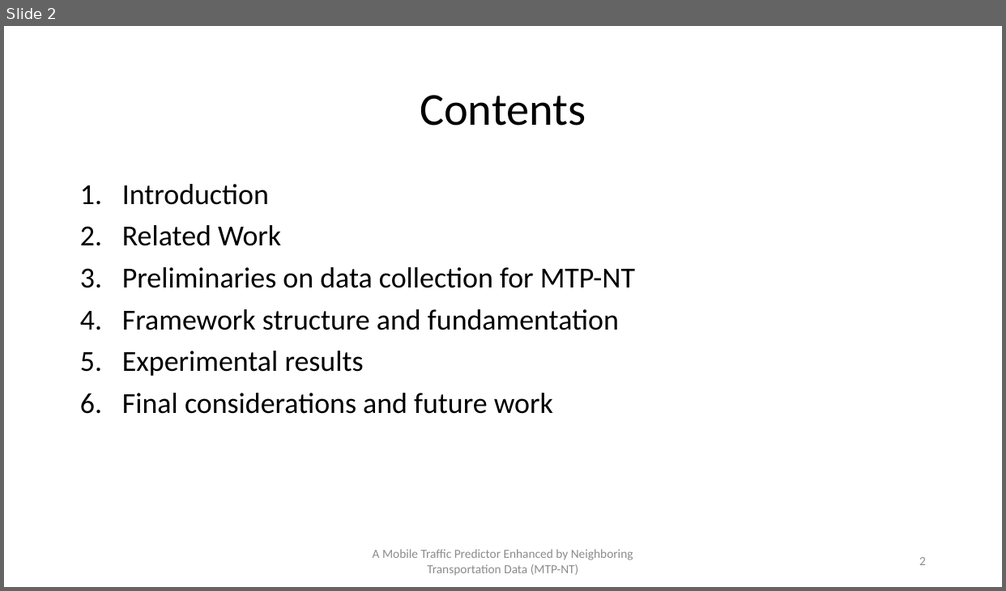
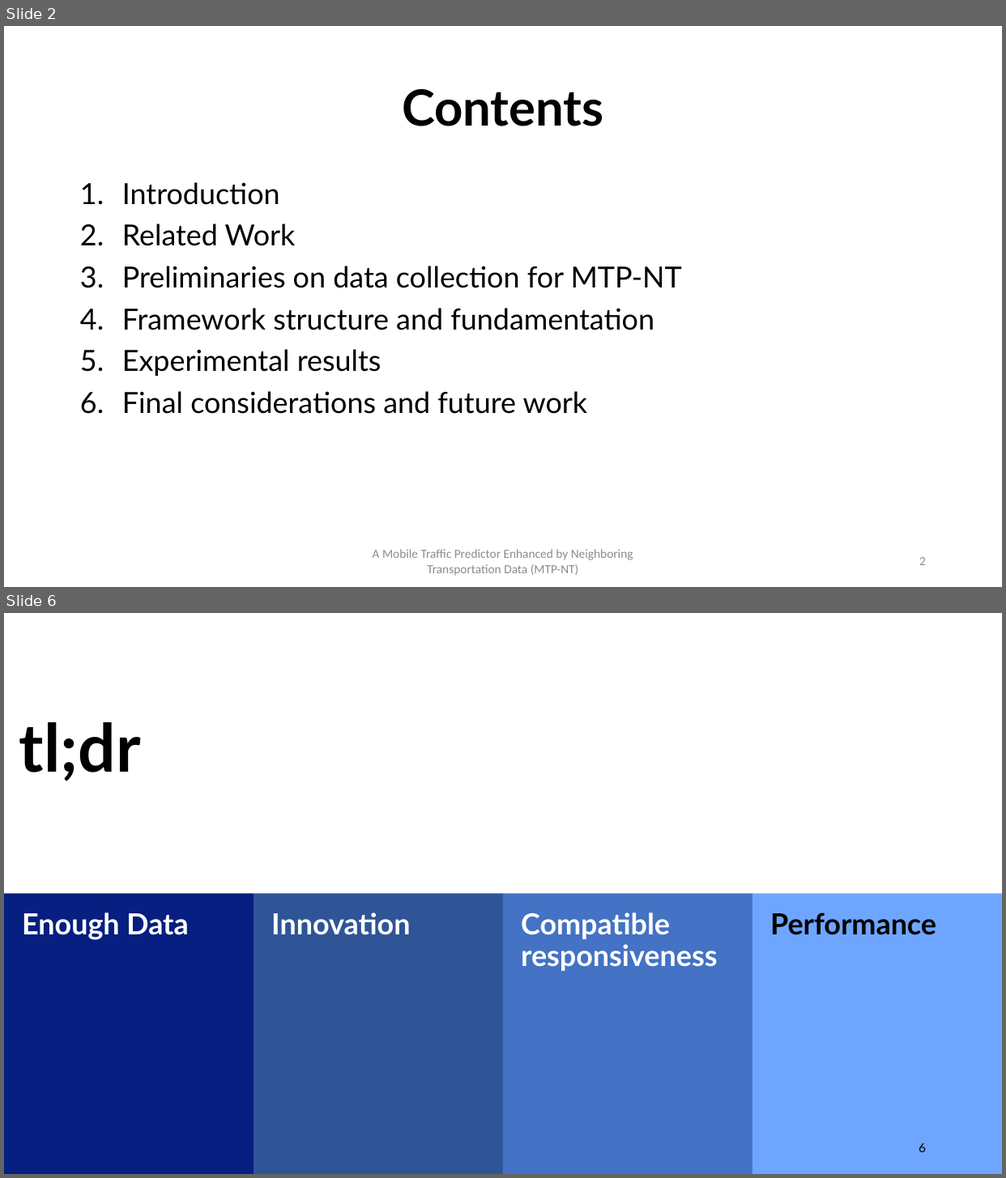
Before and after one commit to PatrickLdA/milan-telecom-analysis, a slide deck: defesa.pptx. Shown one above the other, each under a label of ours: slide 2 before the commit, slides 2 and 6 after it; the slides between them are not shown. The pictures are 1006x591 and 1006x1178 pixels, drawn with LibreOffice and Linux fonts; fonts in the diff are those of the drawing. Boxes give left, top, right and bottom in pixels: in the first picture for what was removed or moved away, otherwise in the second. Text is boxed around its words. In the diff, an @@ line names an element or a change of style, - is before the commit and + after.

```diff
--- a/defesa.pptx
+++ b/defesa.pptx
@@ slide 6 added at (x1=4, y1=613, x2=1002, y2=1174), background #FFFFFF @@
@@ title added at (x1=19, y1=722, x2=140, y2=781), 64 pt, text #000000, bold @@
+tl;dr
@@ text added at (x1=4, y1=894, x2=253, y2=1174), fill #061F80, 28 pt, text #FFFFFF, bold @@
+Enough Data
@@ text added at (x1=253, y1=894, x2=503, y2=1174), fill #2F5597, 28 pt, text #FFFFFF, bold @@
+Innovation
@@ text added at (x1=503, y1=894, x2=752, y2=1174), fill #4472C4, 28 pt, text #FFFFFF, bold @@
+Compatible responsiveness
@@ text added at (x1=752, y1=894, x2=1002, y2=1174), fill #6EA6FF, 28 pt, text #000000, bold @@
+Performance
@@ page number added at (x1=918, y1=1144, x2=926, y2=1152), 12 pt, text #000000 @@
+6
@@ slide 2 changed as well @@
@@ title "Contents" at (x1=402, y1=89, x2=604, y2=126): size 44 to 48 pt, font Calibri to Lato, bold on @@
@@ text "Introduction" at (x1=122, y1=182, x2=682, y2=414): font Calibri to Lato @@
```
Also in this commit, not shown: 4 other slides changed, 2 other slides added.
